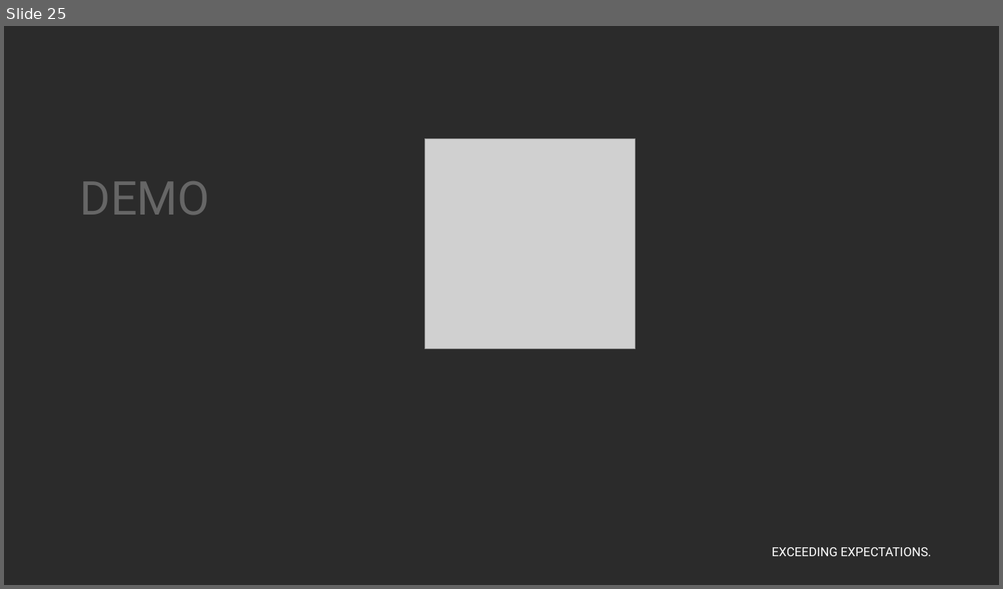
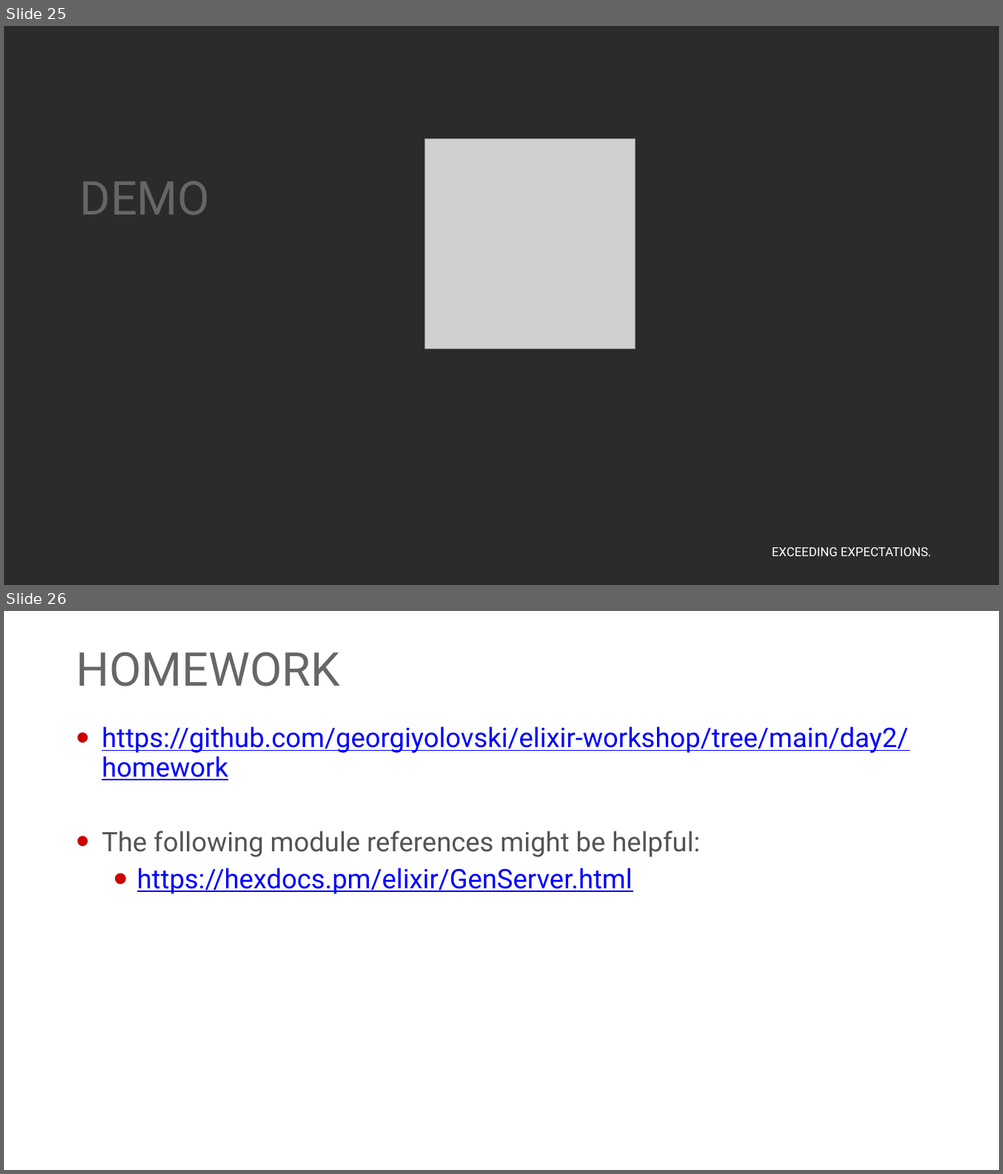
Before and after one commit to georgiyolovski/elixir-workshop, a slide deck: day2/Elixir - Day 2.pptx. Shown one above the other, each under a label of ours: slide 25 before the commit, slides 25 and 26 after it. The pictures are 1003x589 and 1003x1174 pixels, drawn with LibreOffice and Linux fonts; fonts in the diff are those of the drawing; grey boxes stand for pictures; background and template pictures are left out; a plain dark background stands for a picture behind light text. Boxes give left, top, right and bottom in pixels: in the first picture for what was removed or moved away, otherwise in the second. Text is boxed around its words. In the diff, an @@ line names an element or a change of style, - is before the commit and + after.

```diff
--- a/day2/Elixir - Day 2.pptx
+++ b/day2/Elixir - Day 2.pptx
@@ slide 26 added at (4, 611, 999, 1170), background #FFFFFF; not listed: 1 template element that a slide beside it also shows @@
@@ title added at (76, 652, 340, 686), 45 pt, text #666666 @@
+HOMEWORK
@@ text added at (102, 726, 908, 894), 26 pt, text #0000FF, underline @@
+• https://github.com/georgiyolovski/elixir-workshop/tree/main/day2/homework
+• The following module references might be helpful:
+  • https://hexdocs.pm/elixir/GenServer.html
```
Also in this commit, not shown: 3 slides removed, 1 other file.
